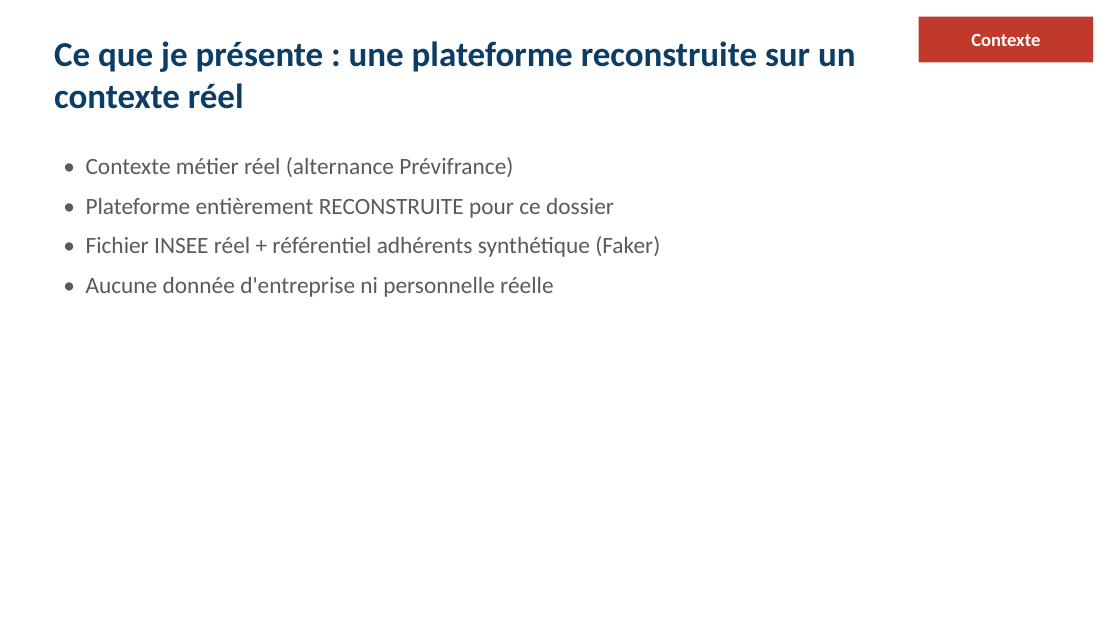
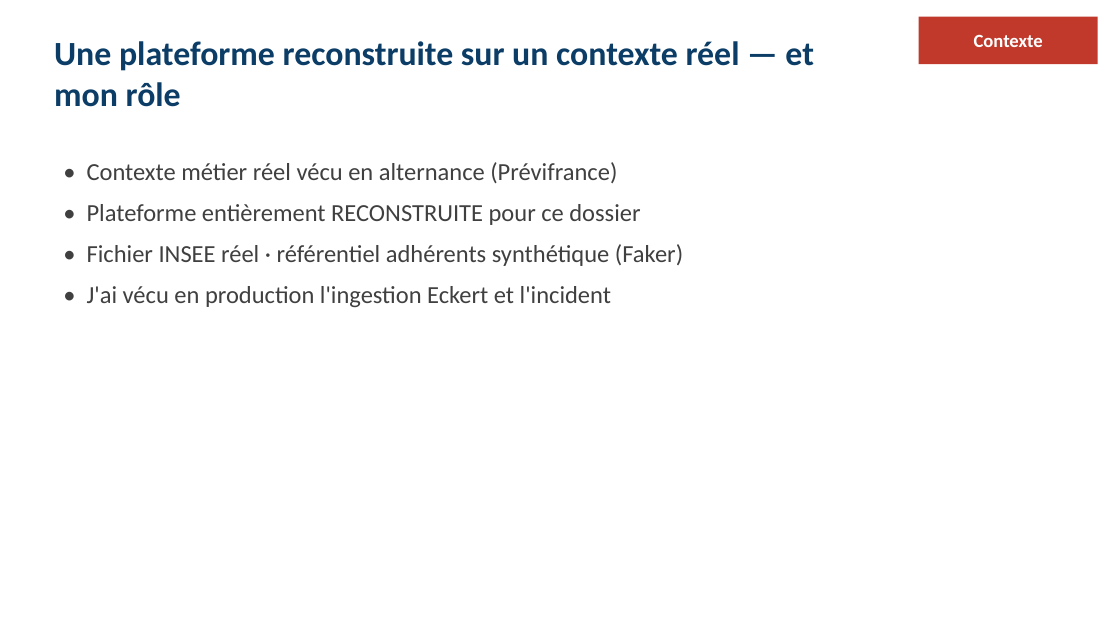
Before and after one commit to ratpiGene/ELT-Eckert, a slide deck: slide 3 of soutenance/support_eckert.pptx. Drawn at 1120x630 pixels with LibreOffice and Linux fonts; fonts in the diff are those of the drawing. Boxes give left, top, right and bottom in pixels: in the first picture for what was removed or moved away, otherwise in the second. Text is boxed around its words. In the diff, an @@ line names an element or a change of style, - is before the commit and + after.

```diff
--- a/soutenance/support_eckert.pptx
+++ b/soutenance/support_eckert.pptx
@@ rectangle "Contexte": place and size @@
-rectangle "Contexte" at (919,17,1094,63)
+rectangle "Contexte" at (919,17,1098,65)
@@ text at (54,41,814,107): text changed; size 30 to 29 pt @@
-Ce que je présente : une plateforme reconstruite sur un contexte réel
+Une plateforme reconstruite sur un contexte réel — et mon rôle
@@ text at (87,162,617,183): text changed; size 20 to 21 pt; text colour #5A5A5A to #404040 @@
-• Contexte métier réel (alternance Prévifrance)
+• Contexte métier réel vécu en alternance (Prévifrance)
@@ text at (87,204,640,225): size 20 to 21 pt, text colour #5A5A5A to #404040 in "• Plateforme entièrement RECONSTRUITE pour ce dossier" @@
@@ text at (87,244,683,307): text changed; size 20 to 21 pt; text colour #5A5A5A to #404040 @@
-• Fichier INSEE réel + référentiel adhérents synthétique (Faker)
-• Aucune donnée d'entreprise ni personnelle réelle
+• Fichier INSEE réel · référentiel adhérents synthétique (Faker)
+• J'ai vécu en production l'ingestion Eckert et l'incident
```
Also in this commit, not shown: 19 other slides changed, 28 slides removed, 2 other files.
